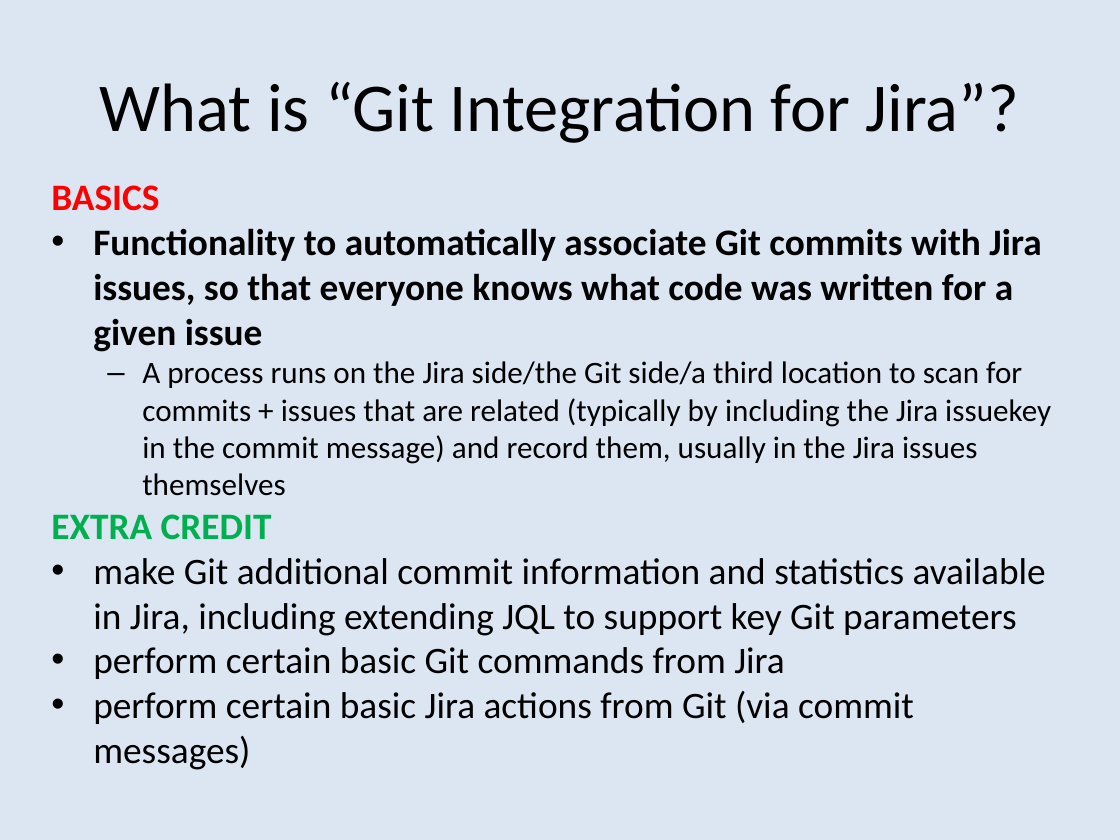
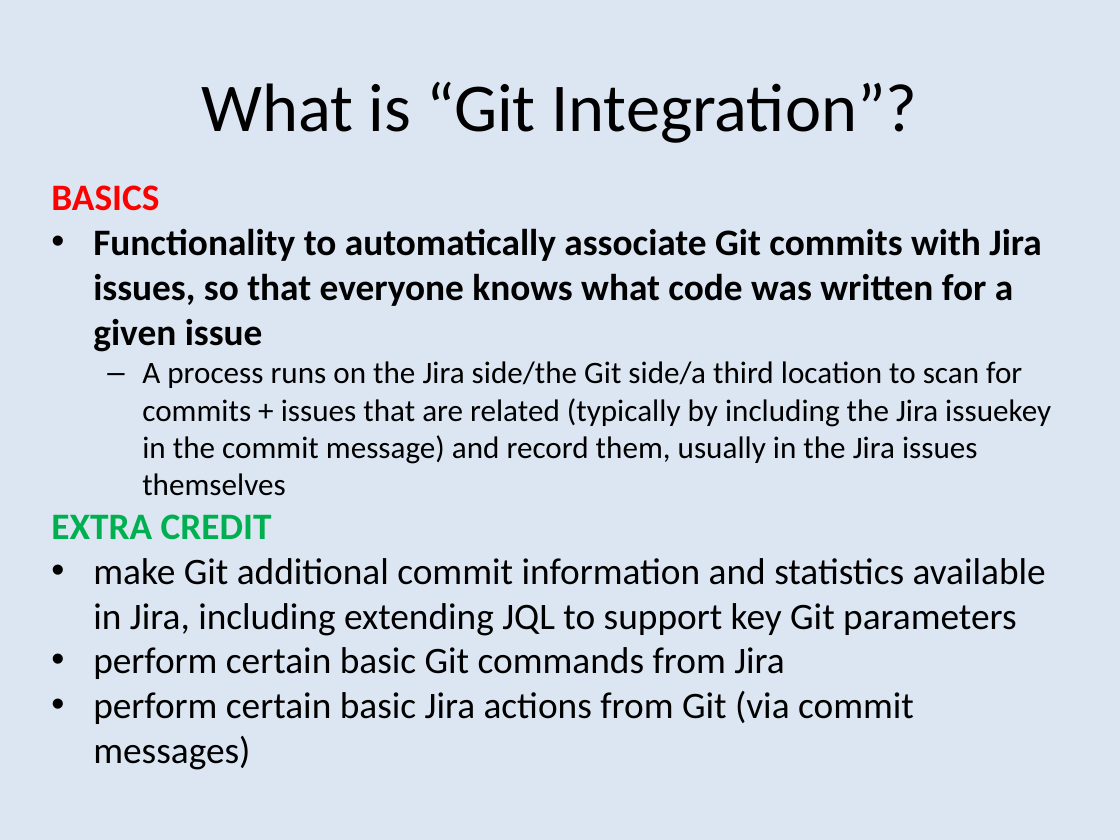
Before and after one commit to bobk/jirapresentations, a slide deck: slide 2 of Git Integration Options for Jira.pptx. Drawn at 1120x840 pixels with LibreOffice and Linux fonts; fonts in the diff are those of the drawing. Boxes give left, top, right and bottom in pixels: in the first picture for what was removed or moved away, otherwise in the second. Text is boxed around its words. In the diff, an @@ line names an element or a change of style, - is before the commit and + after.

```diff
--- a/Git Integration Options for Jira.pptx
+++ b/Git Integration Options for Jira.pptx
@@ title at (x1=202, y1=82, x2=917, y2=143): text changed @@
-What is “Git Integration for Jira”?
+What is “Git Integration”?
```
Also in this commit, not shown: 1 other slide changed.
